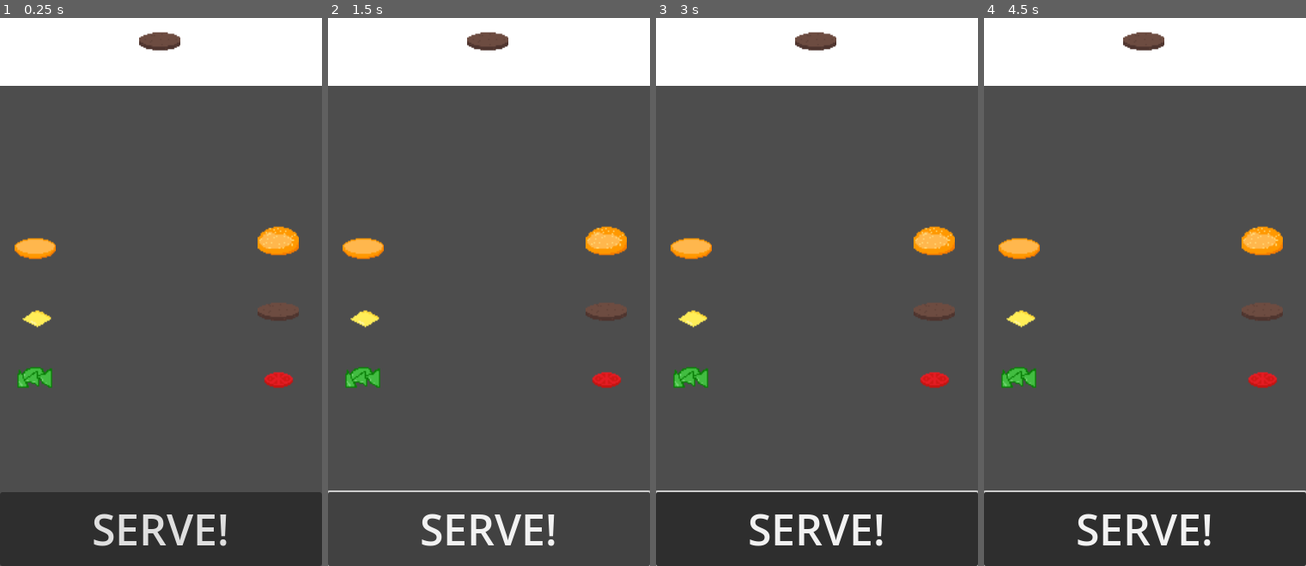
Above: before the commit, frames 1-4 (left to right).
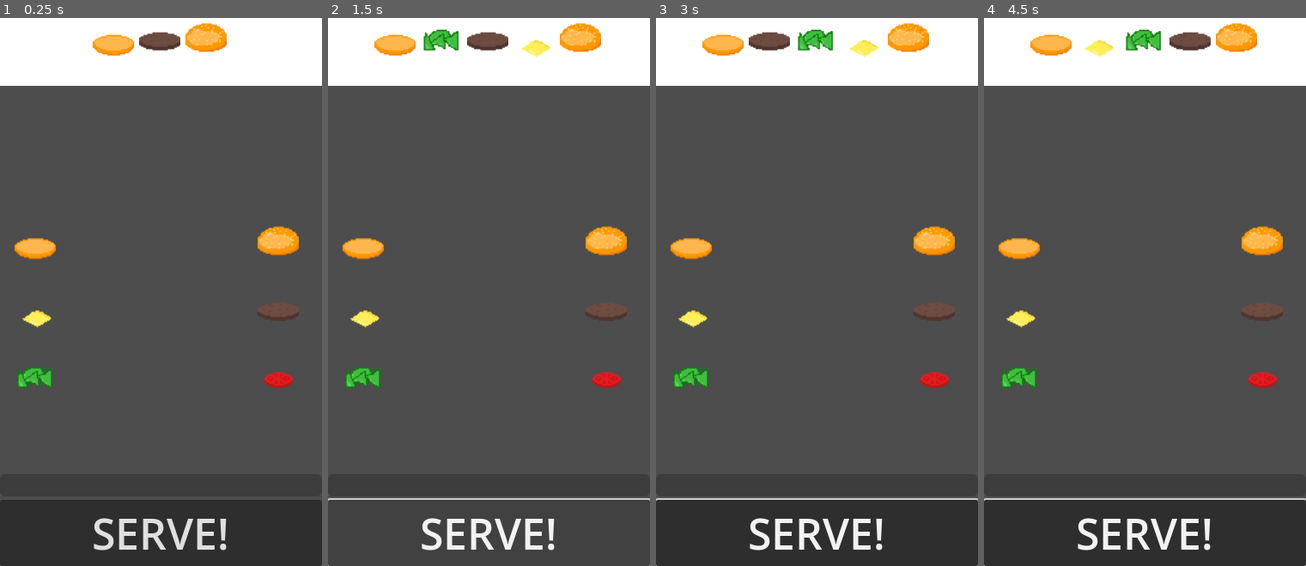
Above: after the commit, the same moments.

Repository: noahmacaulay/Burger
Game: Godot game, scene res://burgerparts.tscn
Same seed, same stepped clock (60 frames per second), same inputs: the game is played once before the commit and once after it. This scene is started directly instead of the project's main scene.
Inputs (mouse positions are in pixels of both pictures, inside the frame that each line leads up to):
- Up to frame 1 (0.25 s): no input
- Up to frame 2 (1.5 s): click "SERVE!" at 0.5 s; click "SERVE!" at 1.25 s
- Up to frame 3 (3 s): click "SERVE!" at 2 s; tap Enter at 2.75 s; move the mouse to (887, 253) at 2.77 s; click (887, 253) at 2.92 s
- Up to frame 4 (4.5 s): tap Space at 3.5 s; move the mouse to (1080, 308) at 3.52 s; click (1080, 308) at 3.67 s; tap Enter at 4.25 s; move the mouse to (1177, 155) at 4.27 s; click (1177, 155) at 4.42 s

The runs differ from the first frame. In frame 1, 2.8% of the frame differs, in the area x 0-100%, y 0-98%; in frame 2, 3.3%; in frame 3, 4.0%; in frame 4, 4.0%.

Commit message:
Burger randomizer

Diff:
--- /dev/null
+++ b/burgerparts.gd
@@ -0,0 +1,43 @@
+extends Control
+
+@onready var request_view = $ColorRect/RequestView
+
+var foods = [
+	preload("res://assets/burger-bottom.png"),
+	preload("res://assets/cheese.png"),
+	preload("res://assets/lettuce.png"),
+	preload("res://assets/beef.png"),
+	preload("res://assets/tomato.png"),
+	preload("res://assets/burger-top.png")
+]
+
+var ingredient = preload("res://request_ingredient.tscn")
+
+func _ready():
+	randomize()
+	new_recipe()
+
+func new_recipe():
+	for n in request_view.get_children():
+		request_view.remove_child(n)
+		n.queue_free()
+	add_ingredient(0)
+	var randoms = range(1,4)
+	randoms.shuffle()
+	for i in range(randi() % 3):
+		randoms.pop_back()
+	for i in randoms:
+		add_ingredient(i)
+	add_ingredient(5)
+
+func add_ingredient(n):
+	var i : TextureRect = ingredient.instantiate()
+	request_view.add_child(i)
+	i.texture = foods[n]
+
+func _on_timer_timeout():
+	pass # Replace with function body.
+
+
+func _on_button_pressed():
+	new_recipe()
--- a/burgerparts.tscn
+++ b/burgerparts.tscn
@@ -1,5 +1,6 @@
-[gd_scene load_steps=8 format=3 uid="uid://btvde11rkpj7c"]
+[gd_scene load_steps=9 format=3 uid="uid://btvde11rkpj7c"]
 
+[ext_resource type="Script" path="res://burgerparts.gd" id="1_6kawm"]
 [ext_resource type="Texture2D" uid="uid://btyksugq7jjrt" path="res://assets/burger-bottom.png" id="1_kqa3j"]
 [ext_resource type="Texture2D" uid="uid://dmk58jvd3td0f" path="res://assets/cheese.png" id="2_ag4c1"]
 [ext_resource type="Texture2D" uid="uid://cikvlc12ok1re" path="res://assets/lettuce.png" id="3_asvfj"]
@@ -17,18 +18,7 @@
 grow_horizontal = 2
 grow_vertical = 2
 theme = SubResource("Theme_obrph")
-
-[node name="Button" type="Button" parent="."]
-layout_mode = 1
-anchors_preset = 12
-anchor_top = 1.0
-anchor_right = 1.0
-anchor_bottom = 1.0
-offset_top = -86.0
-grow_horizontal = 2
-grow_vertical = 0
-theme_override_font_sizes/font_size = 50
-text = "SERVE!"
+script = ExtResource("1_6kawm")
 
 [node name="IngredientsLeft" type="VBoxContainer" parent="."]
 layout_mode = 1
@@ -109,7 +99,28 @@
 scale = Vector2(1.5, 1.5)
 alignment = 1
 
-[node name="RequestIngredient" type="TextureRect" parent="ColorRect/RequestView"]
+[node name="BottomUI" type="VBoxContainer" parent="."]
+layout_mode = 1
+anchors_preset = 12
+anchor_top = 1.0
+anchor_right = 1.0
+anchor_bottom = 1.0
+offset_top = -107.0
+grow_horizontal = 2
+grow_vertical = 0
+alignment = 2
+
+[node name="ProgressBar" type="ProgressBar" parent="BottomUI"]
 layout_mode = 2
-texture = ExtResource("5_uw2la")
-stretch_mode = 5
+size_flags_vertical = 3
+show_percentage = false
+
+[node name="Button" type="Button" parent="BottomUI"]
+layout_mode = 2
+theme_override_font_sizes/font_size = 50
+text = "SERVE!"
+
+[node name="Timer" type="Timer" parent="."]
+
+[connection signal="pressed" from="BottomUI/Button" to="." method="_on_button_pressed"]
+[connection signal="timeout" from="Timer" to="." method="_on_timer_timeout"]
--- /dev/null
+++ b/request_ingredient.tscn
@@ -0,0 +1,7 @@
+[gd_scene load_steps=2 format=3 uid="uid://b5mwsusr5o3tc"]
+
+[ext_resource type="Texture2D" uid="uid://2e3w0hkfsg3e" path="res://assets/beef.png" id="1_bl5uy"]
+
+[node name="RequestIngredient" type="TextureRect"]
+texture = ExtResource("1_bl5uy")
+stretch_mode = 5
